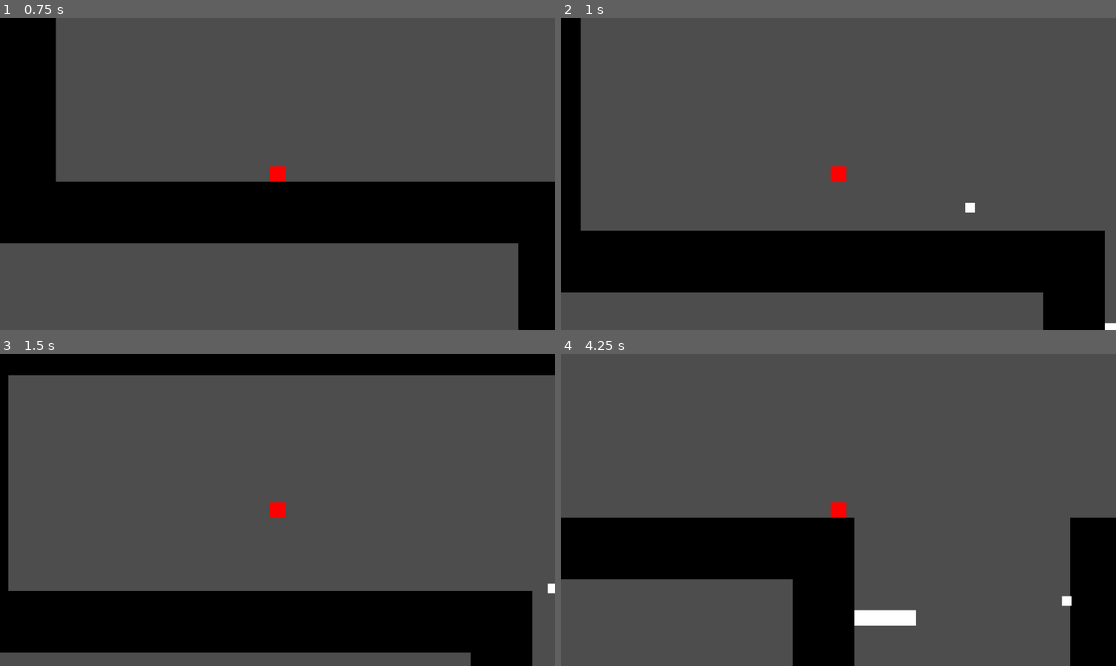
Above: before the commit, frames 1-4 (two rows, left to right).
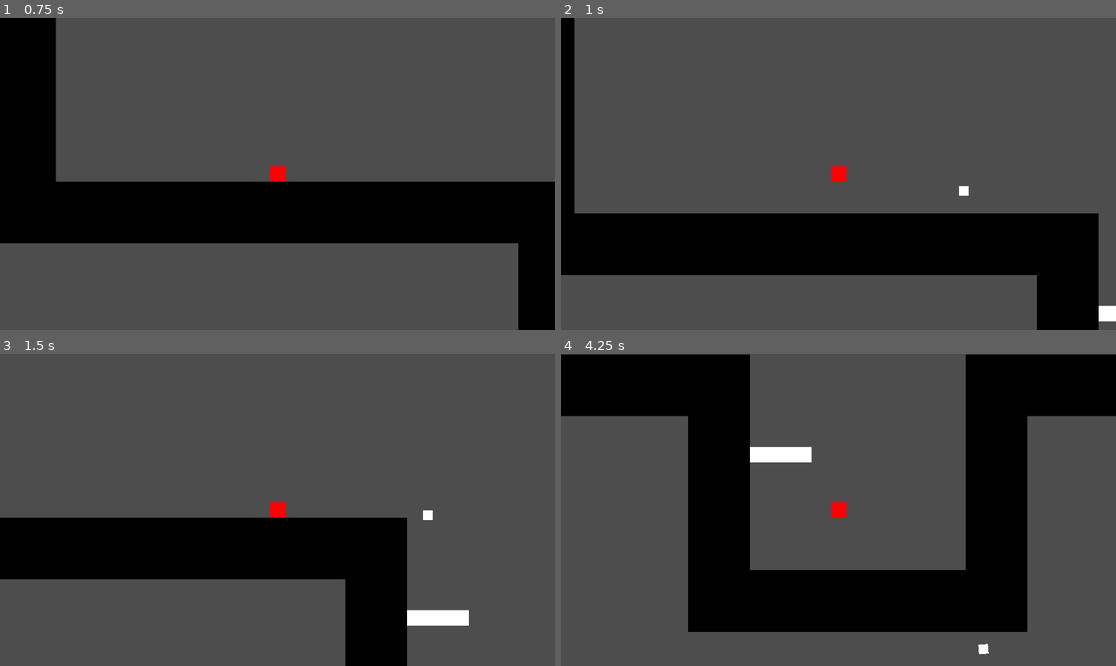
Above: after the commit, the same moments.

Repository: Lukko-Digital/upwell
Game: Godot game, scene res://src/main.tscn
Same seed, same stepped clock (60 frames per second), same inputs: the game is played once before the commit and once after it.
Inputs (mouse positions are in pixels of both pictures, inside the frame that each line leads up to):
- Up to frame 1 (0.75 s): tap Enter at 0.5 s; move the mouse to (399, 158) at 0.52 s; hold D (right) from 0.53 s (still down); hold Right mouse button (attract) from 0.53 s (still down)
- Up to frame 2 (1 s): keep holding D (right); keep holding Right mouse button (attract); tap Space (jump) at 0.77 s; click (960, 158) at 0.8 s
- Up to frame 3 (1.5 s): keep holding D (right); move the mouse to (166, 525) at 1.27 s; release Right mouse button (attract) at 1.28 s; click (166, 525) at 1.35 s
- Up to frame 4 (4.25 s): tap Space (jump) at 1.52, 3.02, 3.77 s; right-click (727, 525) at 1.55 s; move the mouse to (894, 441) at 2.02 s; release D (right) at 2.03 s; hold A (left) 2.03-2.78 s; hold Right mouse button (attract) 2.03-2.78 s; click (894, 441) at 2.3 s; move the mouse to (810, 572) at 2.77 s; hold D (right) from 2.78 s (still down); tap E (recall) at 2.85 s; right-click (810, 572) at 3.05 s; move the mouse to (1005, 556) at 3.52 s; press the mouse at (1005, 556) at 3.53 s

Frame 1 is identical in both runs. In frame 2, 12% of the frame differs, in the area x 0-100%, y 0-100%; in frame 3, 40%; in frame 4, 44%.

Commit message:
drill bit magnet radius

Diff:
--- a/src/drill_bit.tscn
+++ b/src/drill_bit.tscn
@@ -7,6 +7,9 @@
 
 [sub_resource type="RectangleShape2D" id="RectangleShape2D_rh7n6"]
 size = Vector2(12, 12)
+
+[sub_resource type="CircleShape2D" id="CircleShape2D_727em"]
+radius = 172.012
 
 [node name="DrillBit" type="RigidBody2D"]
 collision_layer = 4
@@ -28,5 +31,12 @@
 [node name="CollisionShape2D" type="CollisionShape2D" parent="Area2D"]
 shape = SubResource("RectangleShape2D_rh7n6")
 
+[node name="Area2D2" type="Area2D" parent="."]
+collision_layer = 4
+collision_mask = 0
+
+[node name="CollisionShape2D" type="CollisionShape2D" parent="Area2D2"]
+shape = SubResource("CircleShape2D_727em")
+
 [connection signal="body_entered" from="." to="." method="_on_body_entered"]
 [connection signal="body_entered" from="Area2D" to="." method="_on_area_2d_body_entered"]
--- a/src/player.gd
+++ b/src/player.gd
@@ -11,7 +11,8 @@
 	LAUNCH_SPEED = 1000.0,
 	ATTRACT_SPEED = 400.0,
 	REPEL_SPEED = 400.0,
-	RECALL_SPEED = 8.0
+	RECALL_SPEED = 8.0,
+	ACCEL = 0.1
 }
 
 @onready var drill_scene = preload ("res://src/drill_bit.tscn")
@@ -21,21 +22,29 @@
 var drill: RigidBody2D = null
 
 func _physics_process(delta):
-	handle_gravity(delta)
+	var repelling = repel()
+	var attracting = attract()
+	handle_gravity(delta, attracting, repelling)
 	handle_movement(delta)
 	# handle_recall()
 	move_and_slide()
 
-func handle_gravity(delta):
+func handle_gravity(delta, attracting, repelling):
+	if attracting or repelling:
+		return
 	if not is_on_floor():
 		velocity.y += gravity * delta / 1.5
 
-func repel():
+func repel() -> bool:
 	if not drill:
-		shoot()
-	else:
+		if Input.is_action_just_pressed("repel"):
+			shoot()
+		return false
+	if Input.is_action_pressed("repel") and not pickup_area.get_overlapping_areas().is_empty():
 		var vec_to_drill = (drill.global_position - global_position).normalized()
-		velocity = -vec_to_drill * DRILL.REPEL_SPEED
+		velocity = velocity.lerp( - vec_to_drill * DRILL.ATTRACT_SPEED, DRILL.ACCEL)
+		return true
+	return false
 
 func shoot():
 	var instance: RigidBody2D = drill_scene.instantiate()
@@ -44,11 +53,14 @@
 	get_parent().add_child(instance)
 	drill = instance
 
-func attract():
+func attract() -> bool:
 	if not drill:
-		return
-	var vec_to_drill = (drill.global_position - global_position).normalized()
-	velocity = vec_to_drill * DRILL.ATTRACT_SPEED
+		return false
+	if Input.is_action_pressed("attract") and not pickup_area.get_overlapping_areas().is_empty():
+		var vec_to_drill = (drill.global_position - global_position).normalized()
+		velocity = velocity.lerp(vec_to_drill * DRILL.ATTRACT_SPEED, DRILL.ACCEL)
+		return true
+	return false
 
 # func handle_recall():
 # 	if not drill:
@@ -84,10 +96,6 @@
 func _unhandled_input(event: InputEvent) -> void:
 	if event.is_action_pressed("jump"):
 		jump()
-	if event.is_action_pressed("repel"):
-		repel()
-	if event.is_action_pressed("attract"):
-		attract()
 	if event.is_action_pressed("recall"):
 		if drill:
 			drill.queue_free()
Not shown: 1 places in src/drill_bit.tscn that only renumber resources
